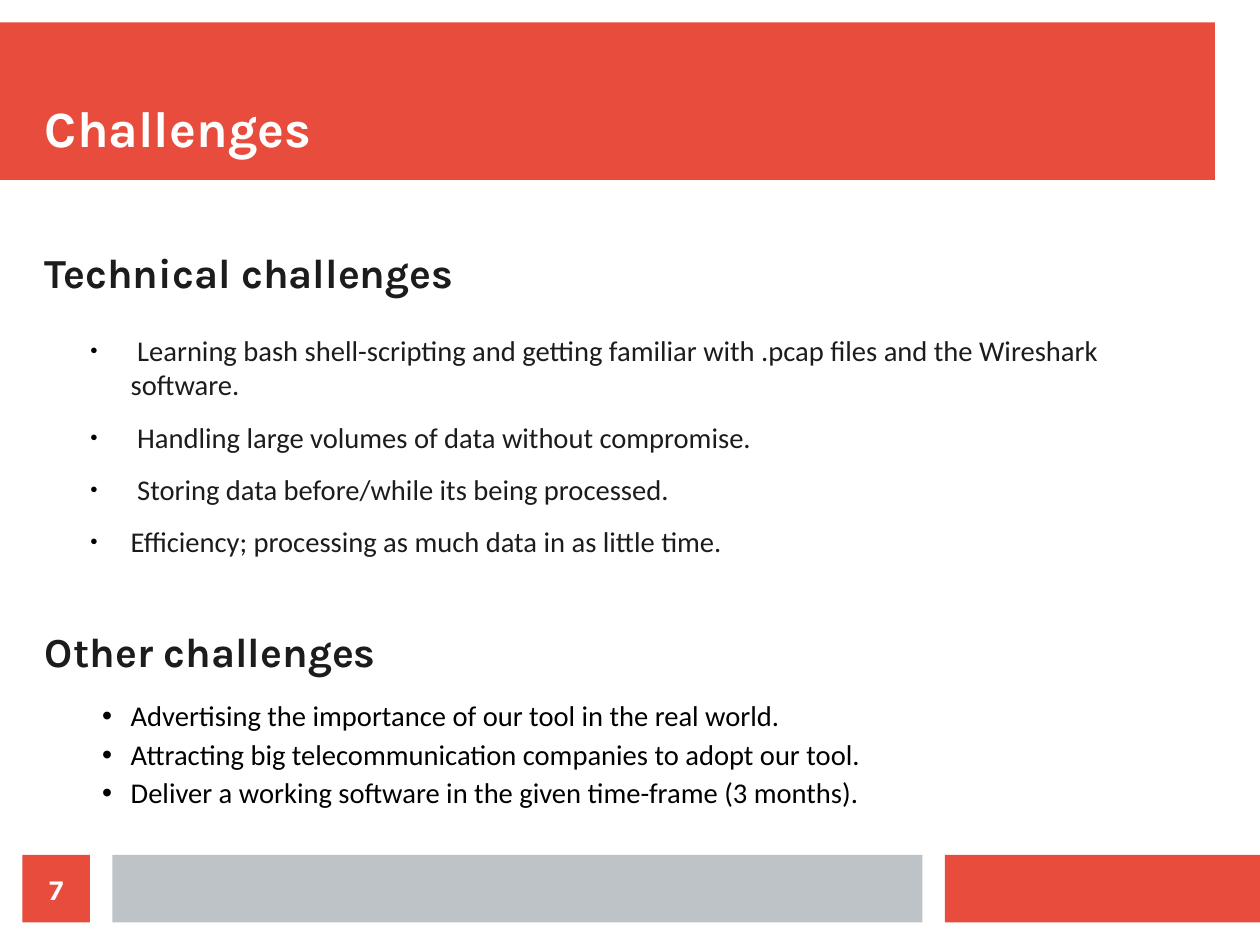
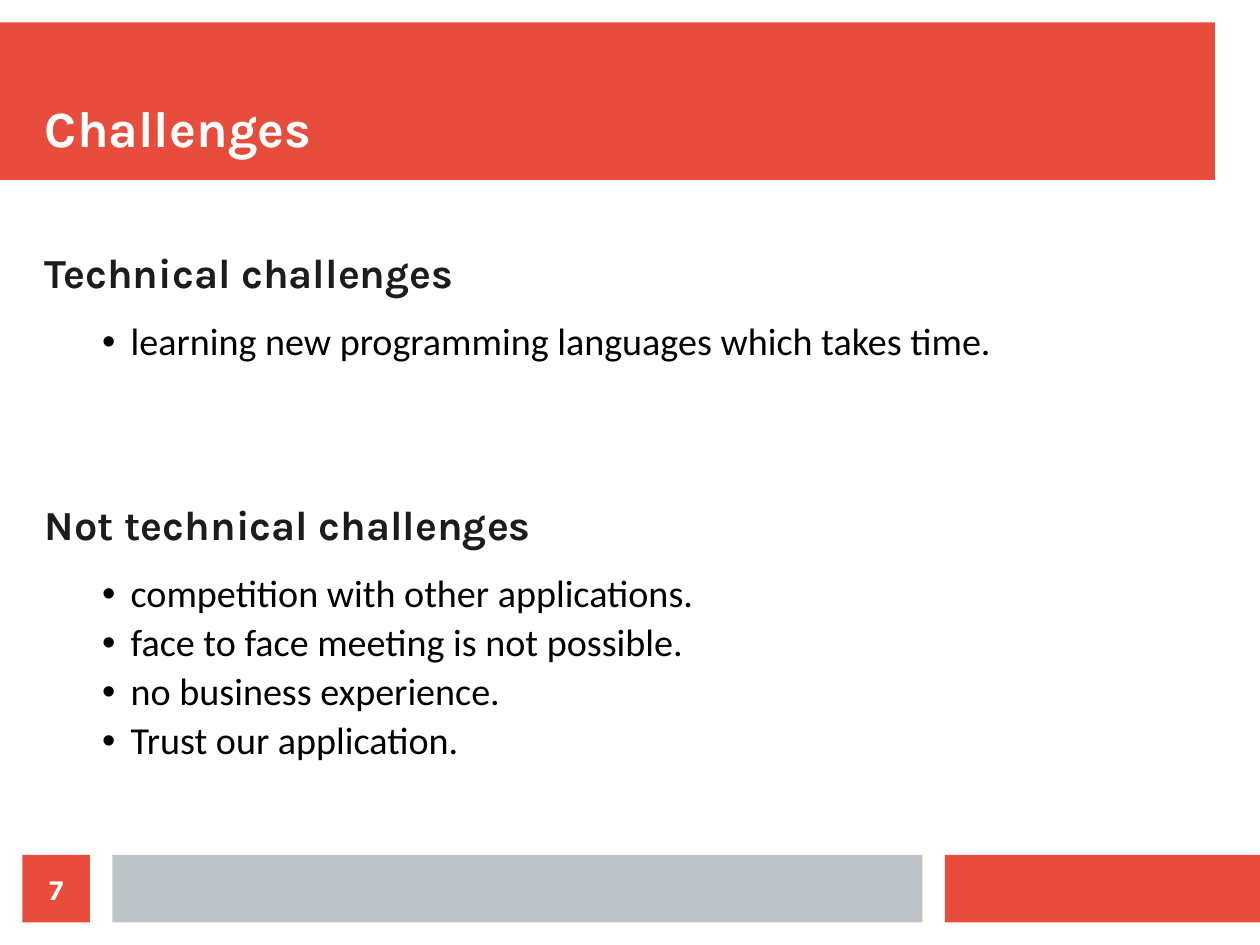
Before and after one commit to Aliii98/osoc19, a slide deck: slide 7 of OSOC-proposal-bigdata.odp. Drawn at 1260x945 pixels with LibreOffice and Linux fonts; fonts in the diff are those of the drawing. Boxes give left, top, right and bottom in pixels: in the first picture for what was removed or moved away, otherwise in the second. Text is boxed around its words. In the diff, an @@ line names an element or a change of style, - is before the commit and + after.

```diff
--- a/OSOC-proposal-bigdata.odp
+++ b/OSOC-proposal-bigdata.odp
@@ text at (45, 328, 990, 760): text changed; size 18 to 24 pt; text colour #1C1C1C to #000000 @@
-  ● Learning bash shell-scripting and getting familiar with .pcap files and the Wireshark software.
-  ● Handling large volumes of data without compromise.
-  ● Storing data before/while its being processed.
-  ● Efficiency; processing as much data in as little time.
-Other challenges
-  • Advertising the importance of our tool in the real world.
-  • Attracting big telecommunication companies to adopt our tool.
-  • Deliver a working software in the given time-frame (3 months).
+  • learning new programming languages which takes time.
+Not technical challenges
+  • competition with other applications.
+  • face to face meeting is not possible.
+  • no business experience.
+  • Trust our application.
```
Also in this commit, not shown: 5 other slides changed, 1 slide added, 1 slide removed.
